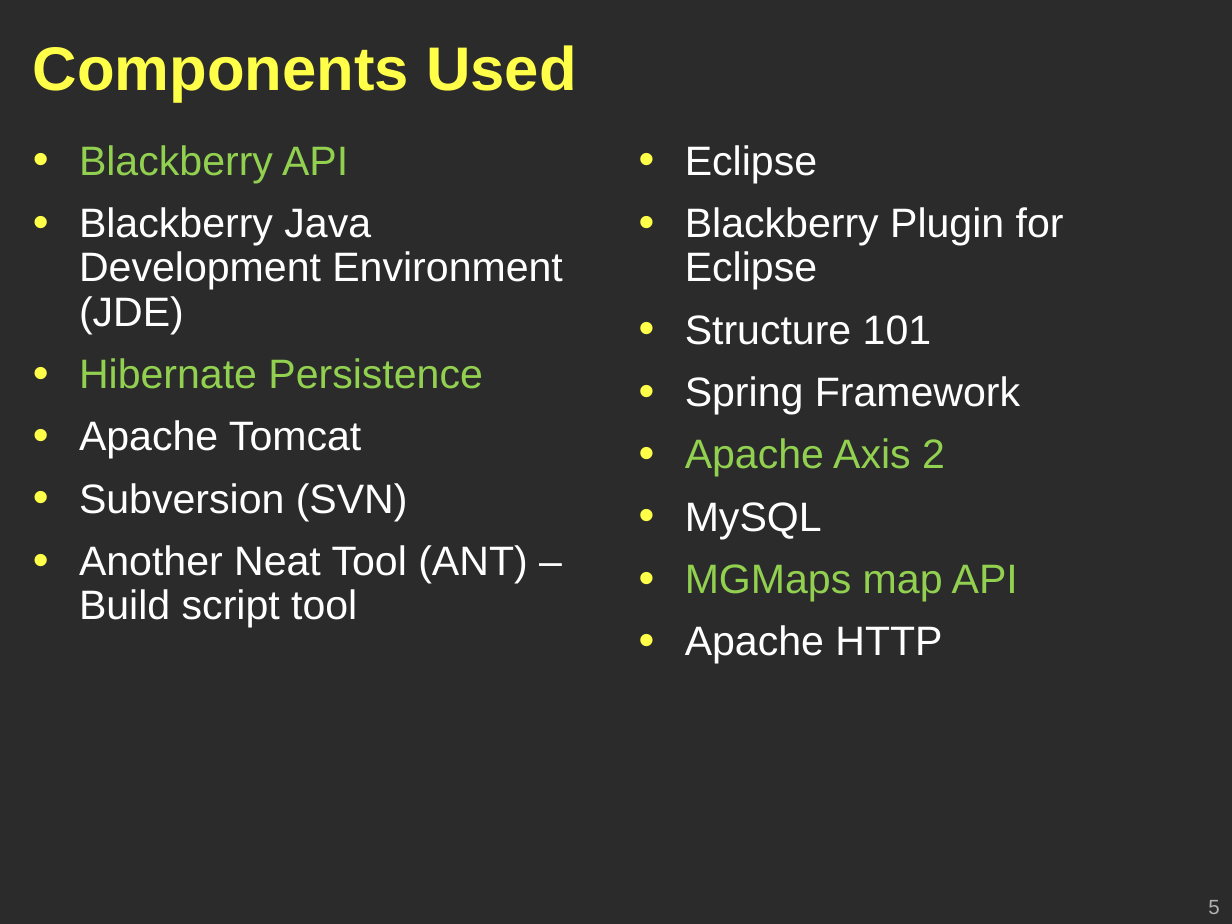
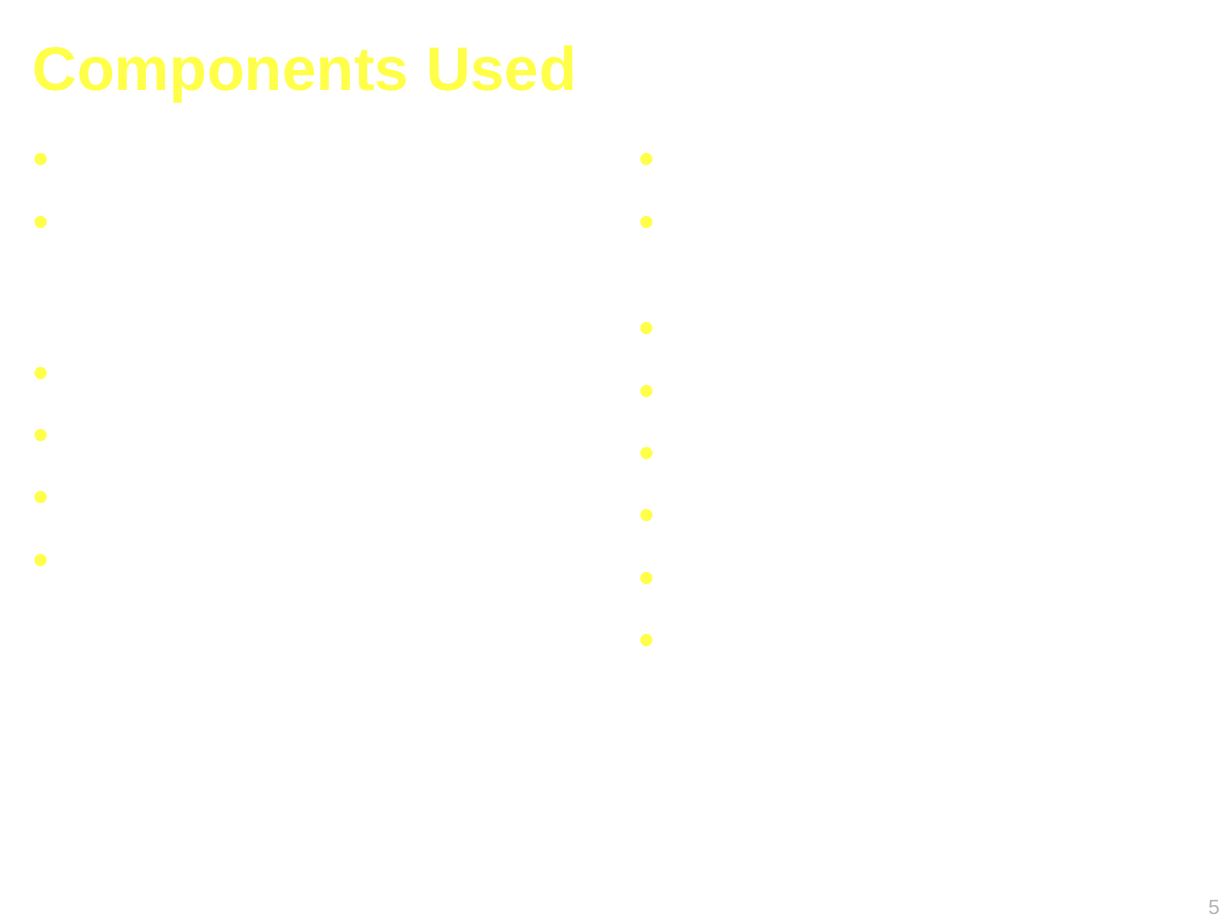
Before and after one commit to Geoffsc/psu-edu-sweng500, a slide deck: slide 5 of docs/presentation/sweng500-carpool-presentation.ppt. Drawn at 1232x924 pixels with LibreOffice and Linux fonts; fonts in the diff are those of the drawing; background and template pictures are left out; a plain dark background stands for a picture behind light text. Boxes give left, top, right and bottom in pixels: in the first picture for what was removed or moved away, otherwise in the second. Text is boxed around its words. In the diff, an @@ line names an element or a change of style, - is before the commit and + after.

```diff
--- a/docs/presentation/sweng500-carpool-presentation.ppt
+++ b/docs/presentation/sweng500-carpool-presentation.ppt
@@ background picture (left out) to #FFFFFF @@
@@ text removed at (x1=79, y1=145, x2=527, y2=628) @@
-• Blackberry API
-• Blackberry Java Development Environment (JDE)
-• Hibernate Persistence
-• Apache Tomcat
-• Subversion (SVN)
-• Another Neat Tool (ANT) – Build script tool
@@ text removed at (x1=685, y1=145, x2=1064, y2=664) @@
-• Eclipse
-• Blackberry Plugin for Eclipse
-• Structure 101
-• Spring Framework
-• Apache Axis 2
-• MySQL
-• MGMaps map API
-• Apache HTTP
```
Also in this commit, not shown: 28 other slides changed, 2 slides added.
